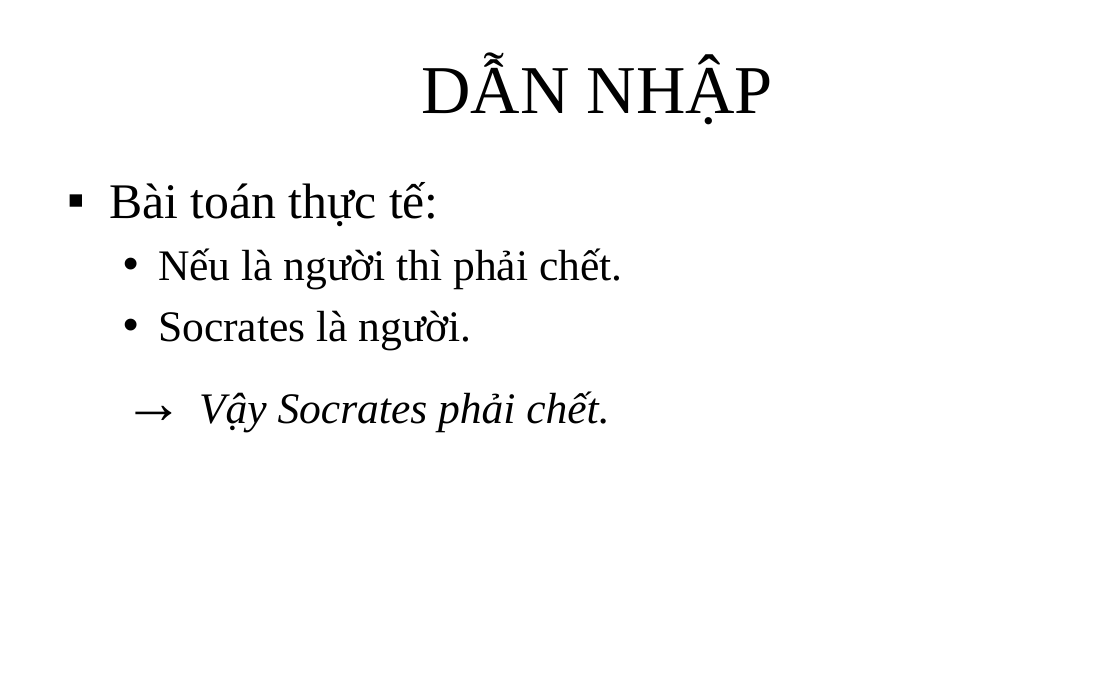
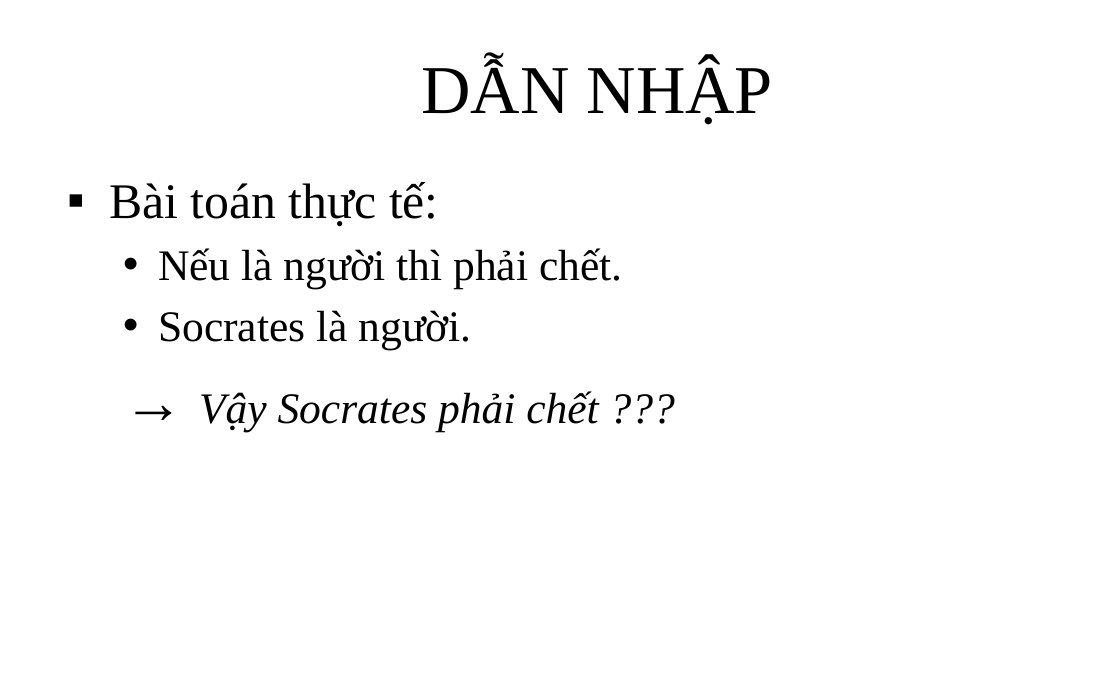
Before and after one commit to giang-rocker/logic, a slide deck: slide 2 of Report/SUY LUẬN TỰ NHIÊN.pptx. Drawn at 1120x700 pixels with LibreOffice and Linux fonts; fonts in the diff are those of the drawing. Boxes give left, top, right and bottom in pixels: in the first picture for what was removed or moved away, otherwise in the second. Text is boxed around its words. In the diff, an @@ line names an element or a change of style, - is before the commit and + after.

```diff
--- a/Report/SUY LUẬN TỰ NHIÊN.pptx
+++ b/Report/SUY LUẬN TỰ NHIÊN.pptx
@@ text at [199, 391, 598, 432]: text changed @@
-  → Vậy Socrates phải chết.
+  → Vậy Socrates phải chết ???
```
Also in this commit, not shown: 9 other slides changed, 9 slides added, 10 slides removed.
